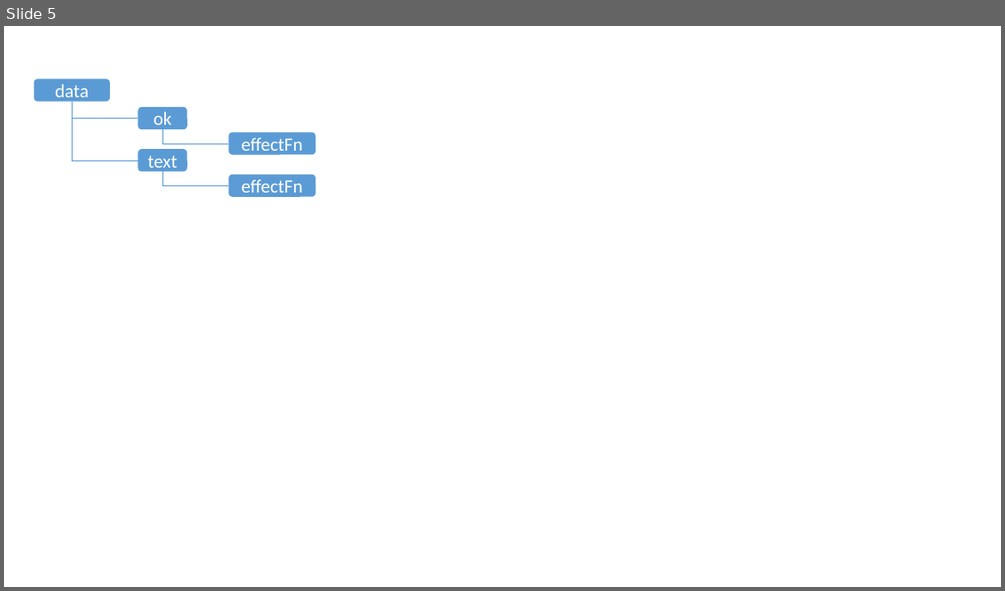
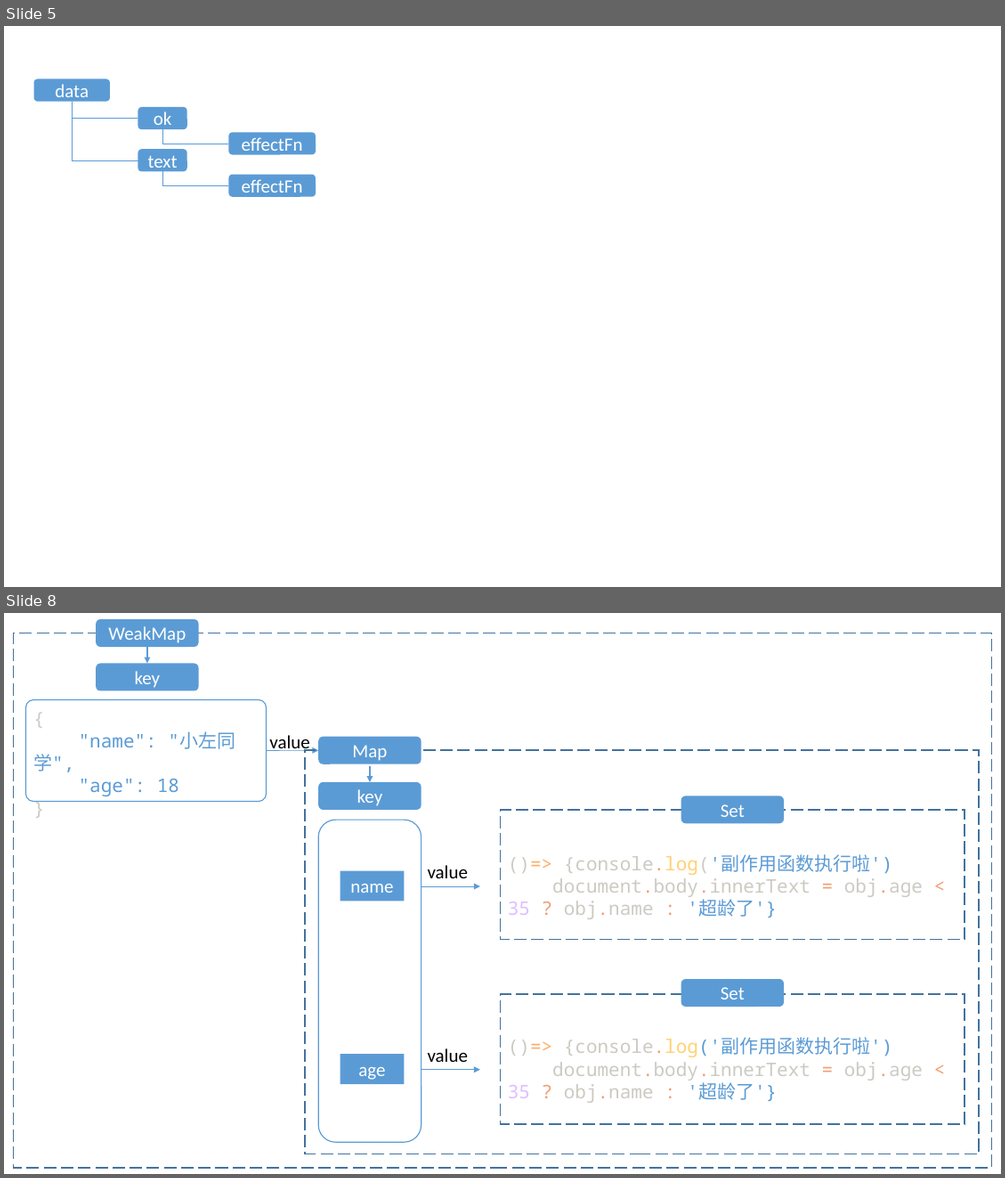
Before and after one commit to zuogl/zNote, a slide deck: img.pptx. Shown one above the other, each under a label of ours: slide 5 before the commit, slides 5 and 8 after it; the slides between them are not shown. The pictures are 1005x591 and 1005x1178 pixels, drawn with LibreOffice and Linux fonts; fonts in the diff are those of the drawing. Boxes give left, top, right and bottom in pixels: in the first picture for what was removed or moved away, otherwise in the second. Text is boxed around its words. In the diff, an @@ line names an element or a change of style, - is before the commit and + after.

```diff
--- a/img.pptx
+++ b/img.pptx
@@ slide 8 added at <box>4,613,1001,1174</box>, background #FFFFFF @@
@@ rectangle added at <box>14,633,992,1167</box>, outline #43739E 1.5 pt dashed @@
@@ rounded rectangle added at <box>96,619,198,647</box>, fill #5B9BD5, 18 pt, text #FFFFFF @@
+WeakMap
@@ rounded rectangle added at <box>96,663,198,690</box>, fill #5B9BD5, 18 pt, text #FFFFFF @@
+key
@@ arrow added from (147, 647) to (147, 663), #5B9BD5 1.5 pt @@
@@ rounded rectangle added at <box>25,699,267,802</box>, outline #5B9BD5 1 pt @@
@@ text added at <box>79,731,235,796</box>, 18 pt, text #5B9BD5 @@
+{
+"name": "小左同学",
+"age": 18
+}
@@ text added at <box>269,735,309,753</box>, 18 pt, text #000000 @@
+value
@@ rounded rectangle added at <box>319,737,421,764</box>, fill #5B9BD5, 18 pt, text #FFFFFF @@
+Map
@@ arrow added from (267, 751) to (319, 751), #5B9BD5 0.5 pt @@
@@ rectangle added at <box>306,751,979,1153</box>, outline #43739E 1.5 pt dashed @@
@@ arrow added from (370, 765) to (370, 782), #5B9BD5 1.5 pt @@
@@ rounded rectangle added at <box>319,782,421,810</box>, fill #5B9BD5, 18 pt, text #FFFFFF @@
+key
@@ rounded rectangle added at <box>681,795,784,823</box>, fill #5B9BD5, 18 pt, text #FFFFFF @@
+Set
@@ rounded rectangle added at <box>319,819,421,1142</box>, outline #5B9BD5 1 pt @@
@@ rectangle added at <box>501,810,965,940</box>, outline #43739E 1.5 pt dashed @@
@@ rectangle added at <box>340,871,404,900</box>, fill #5B9BD5, 18 pt, text #FFFFFF @@
+name
@@ text added at <box>428,865,468,878</box>, 18 pt, text #000000 @@
+value
@@ text added at <box>508,854,922,919</box>, 18 pt, text #CCCAC2 @@
+()=> {console.log('副作用函数执行啦')
+document.body.innerText = obj.age < 35 ? obj.name : '超龄了'}
@@ arrow added from (421, 886) to (480, 886), #5B9BD5 0.5 pt @@
@@ rounded rectangle added at <box>681,979,784,1006</box>, fill #5B9BD5, 18 pt, text #FFFFFF @@
+Set
@@ rectangle added at <box>501,995,965,1125</box>, outline #43739E 1.5 pt dashed @@
@@ text added at <box>508,1037,922,1103</box>, 18 pt, text #CCCAC2 @@
+()=> {console.log('副作用函数执行啦')
+document.body.innerText = obj.age < 35 ? obj.name : '超龄了'}
@@ rectangle added at <box>340,1054,404,1083</box>, fill #5B9BD5, 18 pt, text #FFFFFF @@
+age
@@ text added at <box>428,1048,468,1062</box>, 18 pt, text #000000 @@
+value
@@ arrow added from (421, 1070) to (480, 1070), #5B9BD5 0.5 pt @@
```
Also in this commit, not shown: 1 slide changed, 2 other slides added, 2 other files.
